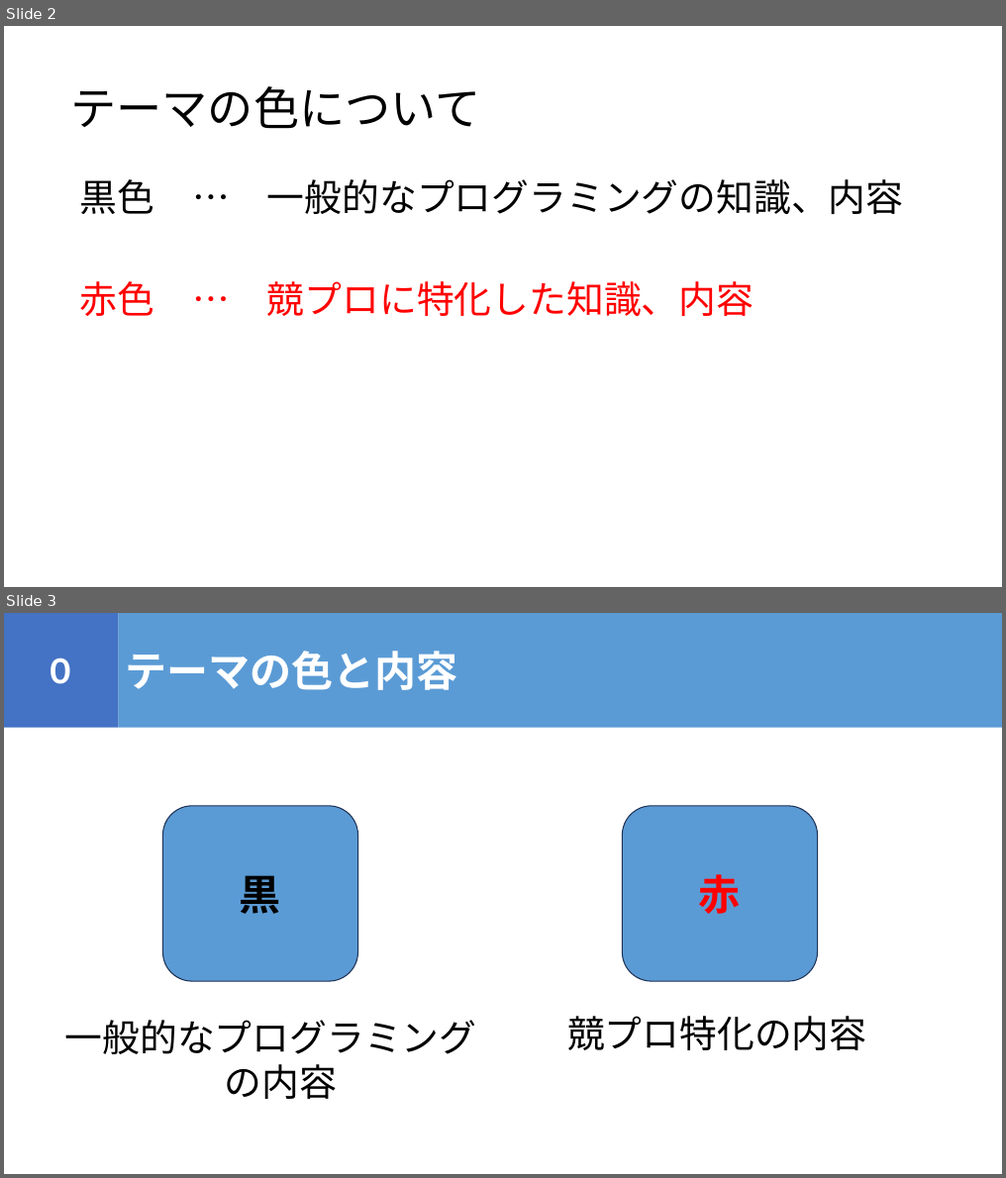
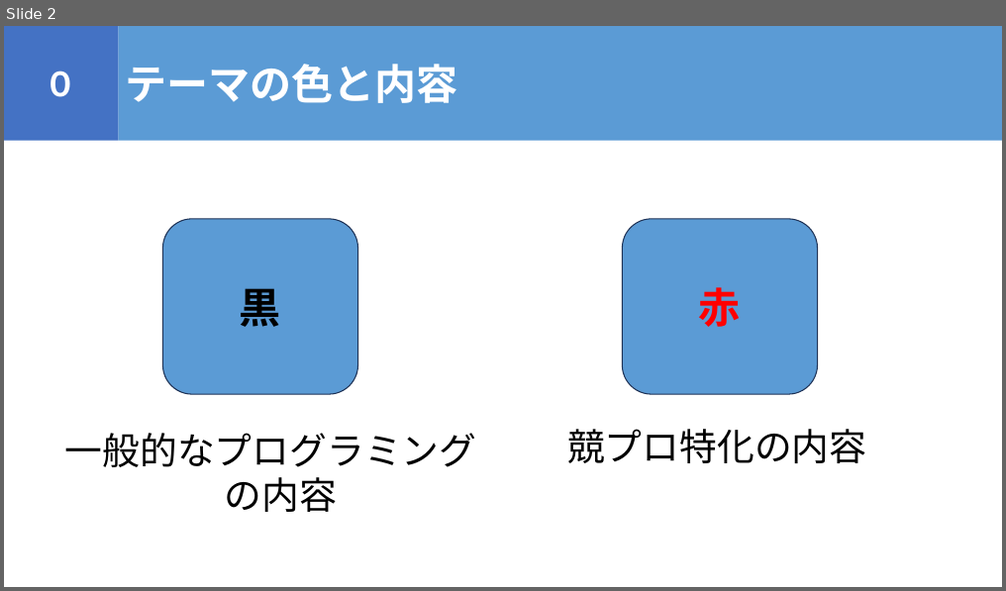
Before and after one commit to igeeeeee/triC_AtCoder_Beginners_Selection, a slide deck: ABS_勉強会.pptx. Shown one above the other, each under a label of ours: slides 2 and 3 before the commit, slide 2 after it. The pictures are 1006x1178 and 1006x591 pixels, drawn with LibreOffice and Linux fonts; fonts in the diff are those of the drawing. Boxes give left, top, right and bottom in pixels: in the first picture for what was removed or moved away, otherwise in the second. Text is boxed around its words. In the diff, an @@ line names an element or a change of style, - is before the commit and + after.

```diff
--- a/ABS_勉強会.pptx
+++ b/ABS_勉強会.pptx
@@ slide 2 removed at (x1=4, y1=26, x2=1002, y2=587), background #FFFFFF @@
@@ title removed at (x1=70, y1=86, x2=480, y2=129) @@
-テーマの色について
@@ text removed at (x1=80, y1=179, x2=904, y2=316) @@
-黒色 … 一般的なプログラミングの知識、内容
-赤色 … 競プロに特化した知識、内容
@@ what was slide 3 is now slide 2 @@
```
Also in this commit, not shown: 2 slides changed, 6 slides added, 2 other files.
